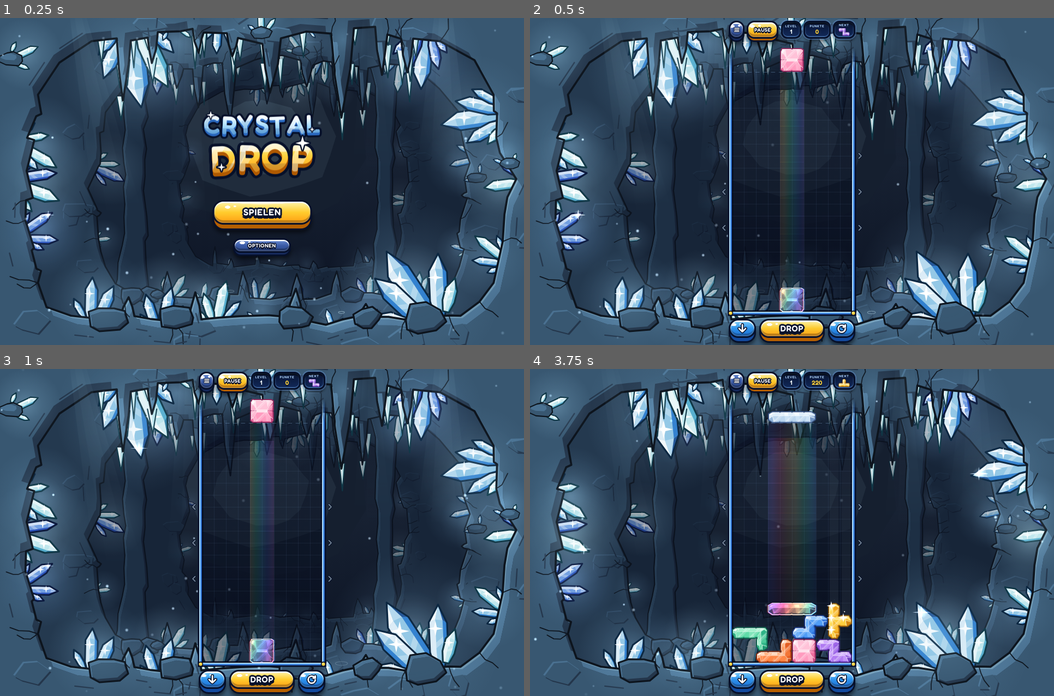
Above: before the commit, frames 1-4 (two rows, left to right).
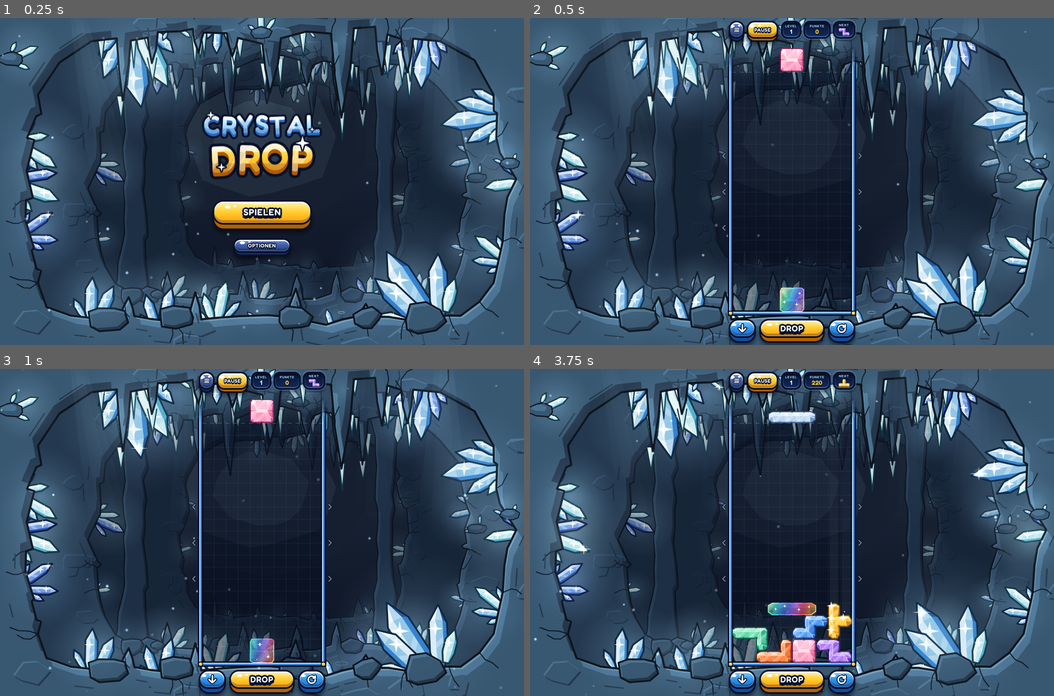
Above: after the commit, the same moments.

Repository: MADTreasures/Games
Game: browser game, page crystal-drop/index.html
Two runs of this game, one before a commit and one after it. Both use one fixed random seed, a clock stepped at 60 frames per second and the inputs below.
Inputs:
- Up to frame 1 (0.25 s): no input
- Up to frame 2 (0.5 s): click "SPIELEN" at 0.27 s
- Up to frame 3 (1 s): no input
- Up to frame 4 (3.75 s): hold Right 1.03-1.53 s; tap Space every 0.5 s from 1.1 to 3.6 s; hold Down 1.58-1.85 s; hold Left 1.9-2.47 s; hold Up 2.52-2.82 s; tap X at 2.52 s; hold Right 2.87-3.53 s; hold Up from 3.58 s (still down)

Frame 1 is identical in both runs. In frame 2, 1.9% of the frame differs, in the area x 47-53%, y 22-90%; in frame 3, 1.9%; in frame 4, 2.9%, in the area x 45-55%, y 21-76%.

Commit message:
Crystal Drop: landing preview as shimmering rainbow light, no beam
The spectrum beam between piece and landing spot is gone. The preview itself
now glows: drifting rainbow colours, bright reflections sweeping across the
shape, a soft halo and small sparkles that flicker at changing spots.

Co-Authored-By: Claude <noreply@anthropic.com>
Claude-Session: https://claude.ai/code/session_015RVZQoN7SMEaLThQPuGsL4

Diff:
--- a/crystal-drop/index.html
+++ b/crystal-drop/index.html
@@ -1155,10 +1155,10 @@
     }
   }
 
-  // Landing preview sprite: a white LIGHT MAP of the crystal (lit facets pass more light) inside a solid
-  // contour. drawPrism() tints these maps with a spectrum, so the preview reads as refracted light.
+  // Landing preview sprite: a white LIGHT MAP of the crystal (a soft body, slightly brighter on the lit
+  // facets) inside a bright contour. drawShimmer() colours and animates these maps as shimmering light.
   function bakeGhost(g, geo, pal) {
-    const S = geo.S, side = S + PAD * 2, wg = Math.max(1, Math.round(S * 0.06));
+    const S = geo.S, side = S + PAD * 2, wg = Math.max(1, Math.round(S * 0.05));
     bakeBody(g, geo, pal);
     const img = g.getImageData(0, 0, side, side), d = img.data;
     let lo = 1, hi = 0;
@@ -1173,11 +1173,11 @@
       const l = ((d[i] * 0.3 + d[i + 1] * 0.59 + d[i + 2] * 0.11) / 255 - lo) / span;
       const k = l < 0.35 ? 0 : (l - 0.35) / 0.65;
       d[i] = d[i + 1] = d[i + 2] = 255;
-      d[i + 3] = Math.round(d[i + 3] * (0.09 + 0.46 * k * k));
+      d[i + 3] = Math.round(d[i + 3] * (0.2 + 0.2 * k * k));
     }
     g.putImageData(img, 0, 0);
     g.globalCompositeOperation = 'source-over';
-    g.globalAlpha = 1;
+    g.globalAlpha = 0.9;
     g.fillStyle = '#ffffff';
     g.beginPath();
     [ring(geo, 0), ring(geo, wg)].forEach(function (pts) {
@@ -1186,6 +1186,7 @@
       g.closePath();
     });
     g.fill('evenodd');
+    g.globalAlpha = 1;
   }
 
   /* ------------------------------------------------------------------------------------------------ *
@@ -1343,11 +1344,11 @@
   }
 
   /* ------------------------------------------------------------------------------------------------ *
-   * Landing preview as a prism of light: white light leaves the falling crystal as faint beams, fans
-   * out into the spectrum and paints the landing spot. Everything is additive, nothing looks solid.
+   * Landing preview as shimmering light: the crystal's shape glows in drifting rainbow colours, bright
+   * reflections sweep across it, the rim has a soft halo and small sparkles flicker inside. Everything is
+   * additive light - it never looks like a solid block.
    * ------------------------------------------------------------------------------------------------ */
-  const SPECTRUM = [[255, 77, 109], [255, 159, 67], [255, 230, 109], [92, 255, 157], [77, 216, 255], [91, 124, 255], [199, 125, 255]];
-  const SPECTRUM_CSS = SPECTRUM.map(function (c) { return 'rgb(' + c[0] + ',' + c[1] + ',' + c[2] + ')'; });
+  const SPECTRUM_CSS = ['rgb(255,77,109)', 'rgb(255,159,67)', 'rgb(255,230,109)', 'rgb(92,255,157)', 'rgb(77,216,255)', 'rgb(91,124,255)', 'rgb(199,125,255)'];
   let prismMask = null, prismTint = null;
 
   function growCanvas(cv, w, h) {
@@ -1357,32 +1358,20 @@
     return cv;
   }
 
-  // Fill the mask (white, alpha = light) with one colour or gradient and return the tinted canvas.
-  function tintMask(w, h, fill) {
-    const g = prismTint.getContext('2d');
-    g.globalCompositeOperation = 'source-over';
-    g.clearRect(0, 0, w, h);
-    g.drawImage(prismMask, 0, 0, w, h, 0, 0, w, h);
-    g.globalCompositeOperation = 'source-in';
-    g.fillStyle = fill;
-    g.fillRect(0, 0, w, h);
-    g.globalCompositeOperation = 'source-over';
-    return prismTint;
-  }
-
-  function drawPrism(ctx, cells, size, px, dpr, alpha, t, from) {
+  function drawShimmer(ctx, cells, size, px, dpr, alpha, t) {
     const inv = 1 / dpr;
     let x0 = Infinity, y0 = Infinity, x1 = -Infinity, y1 = -Infinity;
     for (let i = 0; i < cells.length; i++) {
       const X = Math.round(cells[i].x * dpr), Y = Math.round(cells[i].y * dpr);
       if (X < x0) x0 = X; if (X > x1) x1 = X; if (Y < y0) y0 = Y; if (Y > y1) y1 = Y;
     }
-    const m = Math.ceil(px * 0.14) + PAD;                       // room for the colour fringes
+    const m = Math.ceil(px * 0.14) + PAD;                       // room for the halo
     const w = x1 - x0 + px + m * 2, h = y1 - y0 + px + m * 2;
     if (!(w > 0 && h > 0) || w * h > 4e6) return;
     prismMask = growCanvas(prismMask, w, h);
     prismTint = growCanvas(prismTint, w, h);
 
+    // 1) white light map of the whole (fused) shape
     const mg = prismMask.getContext('2d');
     mg.clearRect(0, 0, w, h);
     for (let i = 0; i < cells.length; i++) {
@@ -1391,60 +1380,65 @@
       mg.drawImage(sp, Math.round(c.x * dpr) - x0 + m - PAD, Math.round(c.y * dpr) - y0 + m - PAD);
     }
 
-    const period = Math.max(w, px * 3.2);                       // device px per spectrum cycle
-    const phase = (t / 5200) % 1;                               // the colours drift slowly
-    const breathe = 0.84 + 0.16 * Math.sin(t / 430);
-    const dx = (x0 - m) * inv, dy = (y0 - m) * inv, dw = w * inv, dh = h * inv;
-
-    ctx.globalCompositeOperation = 'lighter';
-
-    // 1) beams from the falling crystal down to the landing spot: the spectrum runs across the piece,
-    //    the light is strongest right under the crystal and thins out on the way down
-    if (from && from.length) {
-      const cols = new Map();
-      for (let i = 0; i < cells.length; i++) {
-        const key = Math.round(cells[i].x * dpr), e = cols.get(key);
-        if (!e) cols.set(key, { x: cells[i].x, top: cells[i].y, src: -Infinity });
-        else if (cells[i].y < e.top) e.top = cells[i].y;
-      }
-      for (let i = 0; i < from.length; i++) {
-        const e = cols.get(Math.round(from[i].x * dpr));
-        if (e) e.src = Math.max(e.src, from[i].y + from[i].size);
-      }
-      const ux0 = (x0 - m) * inv, sxu = ux0 - phase * period * inv;
-      const beam = ctx.createLinearGradient(sxu, 0, sxu + period * 2 * inv, 0);
-      for (let i = 0; i <= SPECTRUM_CSS.length * 2; i++) beam.addColorStop(i / (SPECTRUM_CSS.length * 2), SPECTRUM_CSS[i % SPECTRUM_CSS.length]);
-      ctx.fillStyle = beam;
-      const SLICES = 12;
-      cols.forEach(function (e) {
-        const len = e.top - e.src;
-        if (!(len > size * 0.2)) return;
-        for (let k = 0; k < SLICES; k++) {
-          const f = (k + 0.5) / SLICES;
-          const a = (f < 0.1 ? f / 0.1 : 1) * (0.2 - 0.14 * f) * breathe;        // fade in under the piece, thin out below
-          ctx.globalAlpha = alpha * a;
-          ctx.fillRect(e.x, e.src + len * k / SLICES, size, len / SLICES + 0.5);
-        }
-      });
-    }
-
-    // 2) the landing spot: warm and cool fringes either side (dispersion), the spectrum itself, a white core
-    const off = size * 0.075;
-    ctx.globalAlpha = alpha * 0.5;
-    ctx.drawImage(tintMask(w, h, 'rgb(255,70,110)'), 0, 0, w, h, dx - off, dy, dw, dh);
-    ctx.drawImage(tintMask(w, h, 'rgb(70,120,255)'), 0, 0, w, h, dx + off, dy, dw, dh);
+    // 2) colour it with a rainbow that drifts across the shape
     const tg = prismTint.getContext('2d');
-    const sx = -phase * period;
+    tg.globalCompositeOperation = 'source-over';
+    tg.clearRect(0, 0, w, h);
+    tg.drawImage(prismMask, 0, 0, w, h, 0, 0, w, h);
+    tg.globalCompositeOperation = 'source-in';
+    const period = Math.max(w, px * 3.2), phase = (t / 2800) % 1, sx = -phase * period;
     const grd = tg.createLinearGradient(sx, 0, sx + period * 2, period * 0.6);
     const n = SPECTRUM_CSS.length;
     for (let i = 0; i <= n * 2; i++) grd.addColorStop(i / (n * 2), SPECTRUM_CSS[i % n]);
+    tg.fillStyle = grd;
+    tg.fillRect(0, 0, w, h);
+
+    // 3) shimmer: soft bright reflections sweeping diagonally through the light (only where there is light)
+    tg.globalCompositeOperation = 'source-atop';
+    const bw = px * 0.5, travel = w + h + bw * 4;
+    const band = function (pos, width, a) {                     // the strip pos <= x + y <= pos + width
+      tg.fillStyle = 'rgba(255,255,255,' + a + ')';
+      tg.beginPath();
+      tg.moveTo(pos, 0); tg.lineTo(pos + width, 0); tg.lineTo(pos + width - h, h); tg.lineTo(pos - h, h);
+      tg.closePath();
+      tg.fill();
+    };
+    for (let k = 0; k < 2; k++) {
+      const pos = (((t / (1700 + k * 900)) + k * 0.47) % 1) * travel - bw * 2;
+      band(pos - bw * 0.6, bw * 0.6, 0.18);
+      band(pos, bw, 0.5);
+      band(pos + bw, bw * 0.6, 0.18);
+    }
+    tg.globalCompositeOperation = 'source-over';
+
+    // 4) put the light on the board: soft halo first, then the body, gently pulsing
+    const dx = (x0 - m) * inv, dy = (y0 - m) * inv, dw = w * inv, dh = h * inv;
+    const pulse = 0.8 + 0.2 * Math.sin(t / 300);
+    ctx.globalCompositeOperation = 'lighter';
+    const r = size * 0.075;
+    ctx.globalAlpha = alpha * 0.1 * pulse;
+    for (let i = 0; i < 8; i++) {
+      const a = i * Math.PI / 4;
+      ctx.drawImage(prismTint, 0, 0, w, h, dx + Math.cos(a) * r, dy + Math.sin(a) * r, dw, dh);
+    }
     ctx.globalAlpha = alpha;
-    const spec = tintMask(w, h, grd);
-    ctx.drawImage(spec, 0, 0, w, h, dx, dy, dw, dh);
-    ctx.globalAlpha = alpha * 0.6;                               // second pass: saturated colours, not just tinted white
-    ctx.drawImage(spec, 0, 0, w, h, dx, dy, dw, dh);
-    ctx.globalAlpha = alpha * 0.28 * breathe;
-    ctx.drawImage(prismMask, 0, 0, w, h, dx, dy, dw, dh);
+    ctx.drawImage(prismTint, 0, 0, w, h, dx, dy, dw, dh);
+    ctx.globalAlpha = alpha * 0.55 * pulse;
+    ctx.drawImage(prismTint, 0, 0, w, h, dx, dy, dw, dh);
+
+    // 5) sparkles flickering at changing spots inside the shape
+    ctx.globalAlpha = alpha;
+    ctx.fillStyle = '#ffffff';
+    ctx.beginPath();
+    for (let i = 0; i < cells.length; i++) {
+      const c = cells[i], seed = c.seed >>> 0;
+      const per = 620 + seed % 560, tt = t + seed % per;
+      const f = (tt % per) / per, spot = hash32(seed, Math.floor(tt / per));
+      const R = size * (0.11 + ((spot >>> 16) & 7) * 0.012) * Math.sin(f * Math.PI);
+      if (R < 0.5) continue;
+      starPath(ctx, c.x + size * (0.18 + (spot & 255) / 255 * 0.64), c.y + size * (0.18 + ((spot >>> 8) & 255) / 255 * 0.64), R);
+    }
+    ctx.fill();
     ctx.globalAlpha = 1;
     ctx.globalCompositeOperation = 'source-over';
   }
@@ -1461,10 +1455,10 @@
     const pad = PAD * inv, dw = (px + PAD * 2) * inv;
     let cracked = null, twinkles = null;
 
-    if (ghost) {                                   // landing preview: refracted light, see drawPrism
+    if (ghost) {                                   // landing preview: shimmering light, see drawShimmer
       const ga = alpha * ctx.globalAlpha;
       ctx.save();
-      drawPrism(ctx, cells, size, px, dpr, ga, t, opts.from);
+      drawShimmer(ctx, cells, size, px, dpr, ga, t);
       ctx.restore();
       return;
     }
@@ -3722,9 +3716,9 @@
         const px = piece.x + vis.ox;
         const pieceCells = shapeCells(piece, px, piece.y + vis.oy, boardX, boardY, cell, -ENTRY_ROWS - 1);
         if (settings.ghost && game.phase === Phase.FALLING) {
-          // landing preview: light refracted by the falling crystal (beams start at the piece)
+          // landing preview: the crystal's shape as shimmering rainbow light
           const gy = game.getGhostY();
-          if (gy !== piece.y) C.drawCells(g, shapeCells(piece, px, gy, boardX, boardY, cell, -ENTRY_ROWS), { t, dpr, ghost: true, from: pieceCells });
+          if (gy !== piece.y) C.drawCells(g, shapeCells(piece, px, gy, boardX, boardY, cell, -ENTRY_ROWS), { t, dpr, ghost: true });
         }
         C.drawCells(g, pieceCells, { t, dpr });
       }
--- a/crystal-drop/src/crystal.js
+++ b/crystal-drop/src/crystal.js
@@ -338,10 +338,10 @@
     }
   }
 
-  // Landing preview sprite: a white LIGHT MAP of the crystal (lit facets pass more light) inside a solid
-  // contour. drawPrism() tints these maps with a spectrum, so the preview reads as refracted light.
+  // Landing preview sprite: a white LIGHT MAP of the crystal (a soft body, slightly brighter on the lit
+  // facets) inside a bright contour. drawShimmer() colours and animates these maps as shimmering light.
   function bakeGhost(g, geo, pal) {
-    const S = geo.S, side = S + PAD * 2, wg = Math.max(1, Math.round(S * 0.06));
+    const S = geo.S, side = S + PAD * 2, wg = Math.max(1, Math.round(S * 0.05));
     bakeBody(g, geo, pal);
     const img = g.getImageData(0, 0, side, side), d = img.data;
     let lo = 1, hi = 0;
@@ -356,11 +356,11 @@
       const l = ((d[i] * 0.3 + d[i + 1] * 0.59 + d[i + 2] * 0.11) / 255 - lo) / span;
       const k = l < 0.35 ? 0 : (l - 0.35) / 0.65;
       d[i] = d[i + 1] = d[i + 2] = 255;
-      d[i + 3] = Math.round(d[i + 3] * (0.09 + 0.46 * k * k));
+      d[i + 3] = Math.round(d[i + 3] * (0.2 + 0.2 * k * k));
     }
     g.putImageData(img, 0, 0);
     g.globalCompositeOperation = 'source-over';
-    g.globalAlpha = 1;
+    g.globalAlpha = 0.9;
     g.fillStyle = '#ffffff';
     g.beginPath();
     [ring(geo, 0), ring(geo, wg)].forEach(function (pts) {
@@ -369,6 +369,7 @@
       g.closePath();
     });
     g.fill('evenodd');
+    g.globalAlpha = 1;
   }
 
   /* ------------------------------------------------------------------------------------------------ *
@@ -526,11 +527,11 @@
   }
 
   /* ------------------------------------------------------------------------------------------------ *
-   * Landing preview as a prism of light: white light leaves the falling crystal as faint beams, fans
-   * out into the spectrum and paints the landing spot. Everything is additive, nothing looks solid.
+   * Landing preview as shimmering light: the crystal's shape glows in drifting rainbow colours, bright
+   * reflections sweep across it, the rim has a soft halo and small sparkles flicker inside. Everything is
+   * additive light - it never looks like a solid block.
    * ------------------------------------------------------------------------------------------------ */
-  const SPECTRUM = [[255, 77, 109], [255, 159, 67], [255, 230, 109], [92, 255, 157], [77, 216, 255], [91, 124, 255], [199, 125, 255]];
-  const SPECTRUM_CSS = SPECTRUM.map(function (c) { return 'rgb(' + c[0] + ',' + c[1] + ',' + c[2] + ')'; });
+  const SPECTRUM_CSS = ['rgb(255,77,109)', 'rgb(255,159,67)', 'rgb(255,230,109)', 'rgb(92,255,157)', 'rgb(77,216,255)', 'rgb(91,124,255)', 'rgb(199,125,255)'];
   let prismMask = null, prismTint = null;
 
   function growCanvas(cv, w, h) {
@@ -540,32 +541,20 @@
     return cv;
   }
 
-  // Fill the mask (white, alpha = light) with one colour or gradient and return the tinted canvas.
-  function tintMask(w, h, fill) {
-    const g = prismTint.getContext('2d');
-    g.globalCompositeOperation = 'source-over';
-    g.clearRect(0, 0, w, h);
-    g.drawImage(prismMask, 0, 0, w, h, 0, 0, w, h);
-    g.globalCompositeOperation = 'source-in';
-    g.fillStyle = fill;
-    g.fillRect(0, 0, w, h);
-    g.globalCompositeOperation = 'source-over';
-    return prismTint;
-  }
-
-  function drawPrism(ctx, cells, size, px, dpr, alpha, t, from) {
+  function drawShimmer(ctx, cells, size, px, dpr, alpha, t) {
     const inv = 1 / dpr;
     let x0 = Infinity, y0 = Infinity, x1 = -Infinity, y1 = -Infinity;
     for (let i = 0; i < cells.length; i++) {
       const X = Math.round(cells[i].x * dpr), Y = Math.round(cells[i].y * dpr);
       if (X < x0) x0 = X; if (X > x1) x1 = X; if (Y < y0) y0 = Y; if (Y > y1) y1 = Y;
     }
-    const m = Math.ceil(px * 0.14) + PAD;                       // room for the colour fringes
+    const m = Math.ceil(px * 0.14) + PAD;                       // room for the halo
     const w = x1 - x0 + px + m * 2, h = y1 - y0 + px + m * 2;
     if (!(w > 0 && h > 0) || w * h > 4e6) return;
     prismMask = growCanvas(prismMask, w, h);
     prismTint = growCanvas(prismTint, w, h);
 
+    // 1) white light map of the whole (fused) shape
     const mg = prismMask.getContext('2d');
     mg.clearRect(0, 0, w, h);
     for (let i = 0; i < cells.length; i++) {
@@ -574,60 +563,65 @@
       mg.drawImage(sp, Math.round(c.x * dpr) - x0 + m - PAD, Math.round(c.y * dpr) - y0 + m - PAD);
     }
 
-    const period = Math.max(w, px * 3.2);                       // device px per spectrum cycle
-    const phase = (t / 5200) % 1;                               // the colours drift slowly
-    const breathe = 0.84 + 0.16 * Math.sin(t / 430);
-    const dx = (x0 - m) * inv, dy = (y0 - m) * inv, dw = w * inv, dh = h * inv;
-
-    ctx.globalCompositeOperation = 'lighter';
-
-    // 1) beams from the falling crystal down to the landing spot: the spectrum runs across the piece,
-    //    the light is strongest right under the crystal and thins out on the way down
-    if (from && from.length) {
-      const cols = new Map();
-      for (let i = 0; i < cells.length; i++) {
-        const key = Math.round(cells[i].x * dpr), e = cols.get(key);
-        if (!e) cols.set(key, { x: cells[i].x, top: cells[i].y, src: -Infinity });
-        else if (cells[i].y < e.top) e.top = cells[i].y;
-      }
-      for (let i = 0; i < from.length; i++) {
-        const e = cols.get(Math.round(from[i].x * dpr));
-        if (e) e.src = Math.max(e.src, from[i].y + from[i].size);
-      }
-      const ux0 = (x0 - m) * inv, sxu = ux0 - phase * period * inv;
-      const beam = ctx.createLinearGradient(sxu, 0, sxu + period * 2 * inv, 0);
-      for (let i = 0; i <= SPECTRUM_CSS.length * 2; i++) beam.addColorStop(i / (SPECTRUM_CSS.length * 2), SPECTRUM_CSS[i % SPECTRUM_CSS.length]);
-      ctx.fillStyle = beam;
-      const SLICES = 12;
-      cols.forEach(function (e) {
-        const len = e.top - e.src;
-        if (!(len > size * 0.2)) return;
-        for (let k = 0; k < SLICES; k++) {
-          const f = (k + 0.5) / SLICES;
-          const a = (f < 0.1 ? f / 0.1 : 1) * (0.2 - 0.14 * f) * breathe;        // fade in under the piece, thin out below
-          ctx.globalAlpha = alpha * a;
-          ctx.fillRect(e.x, e.src + len * k / SLICES, size, len / SLICES + 0.5);
-        }
-      });
-    }
-
-    // 2) the landing spot: warm and cool fringes either side (dispersion), the spectrum itself, a white core
-    const off = size * 0.075;
-    ctx.globalAlpha = alpha * 0.5;
-    ctx.drawImage(tintMask(w, h, 'rgb(255,70,110)'), 0, 0, w, h, dx - off, dy, dw, dh);
-    ctx.drawImage(tintMask(w, h, 'rgb(70,120,255)'), 0, 0, w, h, dx + off, dy, dw, dh);
+    // 2) colour it with a rainbow that drifts across the shape
     const tg = prismTint.getContext('2d');
-    const sx = -phase * period;
+    tg.globalCompositeOperation = 'source-over';
+    tg.clearRect(0, 0, w, h);
+    tg.drawImage(prismMask, 0, 0, w, h, 0, 0, w, h);
+    tg.globalCompositeOperation = 'source-in';
+    const period = Math.max(w, px * 3.2), phase = (t / 2800) % 1, sx = -phase * period;
     const grd = tg.createLinearGradient(sx, 0, sx + period * 2, period * 0.6);
     const n = SPECTRUM_CSS.length;
     for (let i = 0; i <= n * 2; i++) grd.addColorStop(i / (n * 2), SPECTRUM_CSS[i % n]);
+    tg.fillStyle = grd;
+    tg.fillRect(0, 0, w, h);
+
+    // 3) shimmer: soft bright reflections sweeping diagonally through the light (only where there is light)
+    tg.globalCompositeOperation = 'source-atop';
+    const bw = px * 0.5, travel = w + h + bw * 4;
+    const band = function (pos, width, a) {                     // the strip pos <= x + y <= pos + width
+      tg.fillStyle = 'rgba(255,255,255,' + a + ')';
+      tg.beginPath();
+      tg.moveTo(pos, 0); tg.lineTo(pos + width, 0); tg.lineTo(pos + width - h, h); tg.lineTo(pos - h, h);
+      tg.closePath();
+      tg.fill();
+    };
+    for (let k = 0; k < 2; k++) {
+      const pos = (((t / (1700 + k * 900)) + k * 0.47) % 1) * travel - bw * 2;
+      band(pos - bw * 0.6, bw * 0.6, 0.18);
+      band(pos, bw, 0.5);
+      band(pos + bw, bw * 0.6, 0.18);
+    }
+    tg.globalCompositeOperation = 'source-over';
+
+    // 4) put the light on the board: soft halo first, then the body, gently pulsing
+    const dx = (x0 - m) * inv, dy = (y0 - m) * inv, dw = w * inv, dh = h * inv;
+    const pulse = 0.8 + 0.2 * Math.sin(t / 300);
+    ctx.globalCompositeOperation = 'lighter';
+    const r = size * 0.075;
+    ctx.globalAlpha = alpha * 0.1 * pulse;
+    for (let i = 0; i < 8; i++) {
+      const a = i * Math.PI / 4;
+      ctx.drawImage(prismTint, 0, 0, w, h, dx + Math.cos(a) * r, dy + Math.sin(a) * r, dw, dh);
+    }
     ctx.globalAlpha = alpha;
-    const spec = tintMask(w, h, grd);
-    ctx.drawImage(spec, 0, 0, w, h, dx, dy, dw, dh);
-    ctx.globalAlpha = alpha * 0.6;                               // second pass: saturated colours, not just tinted white
-    ctx.drawImage(spec, 0, 0, w, h, dx, dy, dw, dh);
-    ctx.globalAlpha = alpha * 0.28 * breathe;
-    ctx.drawImage(prismMask, 0, 0, w, h, dx, dy, dw, dh);
+    ctx.drawImage(prismTint, 0, 0, w, h, dx, dy, dw, dh);
+    ctx.globalAlpha = alpha * 0.55 * pulse;
+    ctx.drawImage(prismTint, 0, 0, w, h, dx, dy, dw, dh);
+
+    // 5) sparkles flickering at changing spots inside the shape
+    ctx.globalAlpha = alpha;
+    ctx.fillStyle = '#ffffff';
+    ctx.beginPath();
+    for (let i = 0; i < cells.length; i++) {
+      const c = cells[i], seed = c.seed >>> 0;
+      const per = 620 + seed % 560, tt = t + seed % per;
+      const f = (tt % per) / per, spot = hash32(seed, Math.floor(tt / per));
+      const R = size * (0.11 + ((spot >>> 16) & 7) * 0.012) * Math.sin(f * Math.PI);
+      if (R < 0.5) continue;
+      starPath(ctx, c.x + size * (0.18 + (spot & 255) / 255 * 0.64), c.y + size * (0.18 + ((spot >>> 8) & 255) / 255 * 0.64), R);
+    }
+    ctx.fill();
     ctx.globalAlpha = 1;
     ctx.globalCompositeOperation = 'source-over';
   }
@@ -644,10 +638,10 @@
     const pad = PAD * inv, dw = (px + PAD * 2) * inv;
     let cracked = null, twinkles = null;
 
-    if (ghost) {                                   // landing preview: refracted light, see drawPrism
+    if (ghost) {                                   // landing preview: shimmering light, see drawShimmer
       const ga = alpha * ctx.globalAlpha;
       ctx.save();
-      drawPrism(ctx, cells, size, px, dpr, ga, t, opts.from);
+      drawShimmer(ctx, cells, size, px, dpr, ga, t);
       ctx.restore();
       return;
     }
--- a/crystal-drop/src/game.js
+++ b/crystal-drop/src/game.js
@@ -613,9 +613,9 @@
         const px = piece.x + vis.ox;
         const pieceCells = shapeCells(piece, px, piece.y + vis.oy, boardX, boardY, cell, -ENTRY_ROWS - 1);
         if (settings.ghost && game.phase === Phase.FALLING) {
-          // landing preview: light refracted by the falling crystal (beams start at the piece)
+          // landing preview: the crystal's shape as shimmering rainbow light
           const gy = game.getGhostY();
-          if (gy !== piece.y) C.drawCells(g, shapeCells(piece, px, gy, boardX, boardY, cell, -ENTRY_ROWS), { t, dpr, ghost: true, from: pieceCells });
+          if (gy !== piece.y) C.drawCells(g, shapeCells(piece, px, gy, boardX, boardY, cell, -ENTRY_ROWS), { t, dpr, ghost: true });
         }
         C.drawCells(g, pieceCells, { t, dpr });
       }
